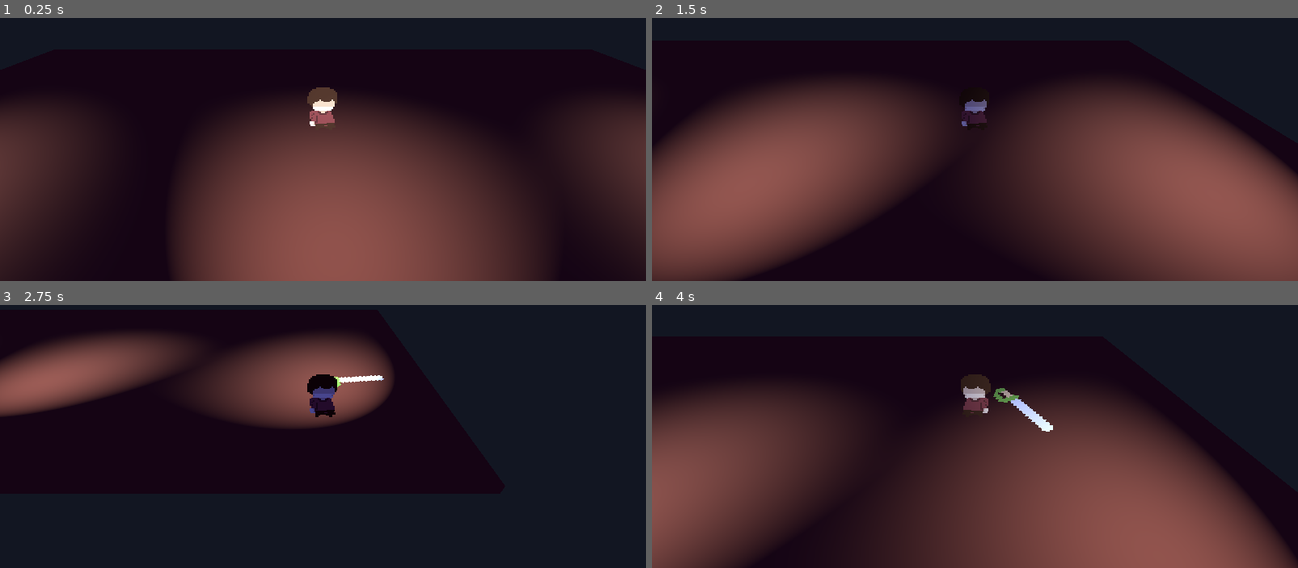
Above: before the commit, frames 1-4 (two rows, left to right).
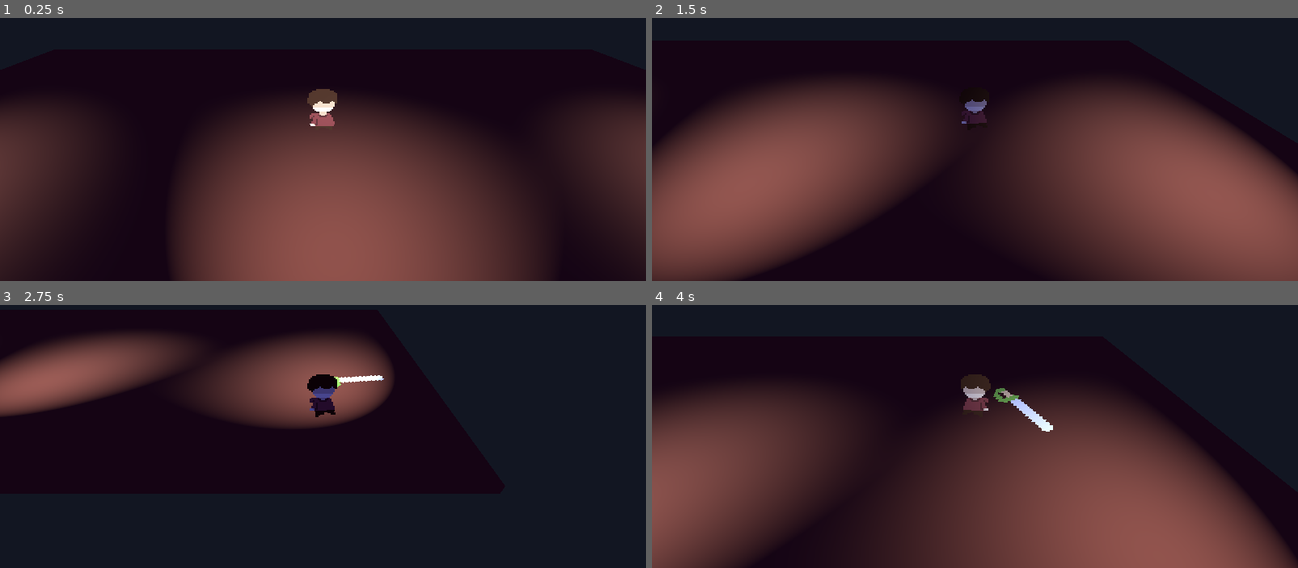
Above: after the commit, the same moments.

Repository: NaviArgot/MelonJam2025
Game: Godot game, scene res://protoscene.tscn
The game is run twice, just before and just after one commit, with the same random seed, the same clock (stepped at 60 frames per second) and the same inputs.
Inputs (mouse positions are in pixels of both pictures, inside the frame that each line leads up to):
- Up to frame 1 (0.25 s): no input
- Up to frame 2 (1.5 s): move the mouse to (1117, 81) at 0.52 s; press the mouse at (1117, 81) at 0.53 s; hold D (right) 0.53-1.28 s; move the mouse to (845, 117) at 1.27 s; release the mouse at (845, 117) at 1.28 s; hold S (down) from 1.28 s (still down); click (845, 117) at 1.35 s
- Up to frame 3 (2.75 s): move the mouse to (387, 307) at 2.02 s; release S (down) at 2.03 s; press the mouse at (387, 307) at 2.03 s; hold D (right) from 2.03 s (still down)
- Up to frame 4 (4 s): move the mouse to (942, 460) at 2.77 s; release D (right) at 2.78 s; release the mouse at (942, 460) at 2.78 s; hold W (up) 2.78-3.53 s; click (942, 460) at 2.85 s; move the mouse to (1168, 441) at 3.52 s; press the mouse at (1168, 441) at 3.53 s; hold A (left) from 3.53 s (still down)

The runs differ from the first frame. In frame 1, 0.2% of the frame differs, in the area x 47-53%, y 26-42%; in frame 2, less than 0.1%; in frame 3, less than 0.1%; in frame 4, less than 0.1%.

Commit message:
Fixed bug with animation showing two sprites

Diff:
--- a/player.gd
+++ b/player.gd
@@ -10,7 +10,6 @@
 var speed: Vector3 = Vector3(0.0, 0.0, 0.0)
 var state: STATE = STATE.IDLE
 var sprites: Array[Sprite3D] = []
-var turningTween: Tween = null
 
 func receiveInput () -> void:
 	speed.x = 0.0
@@ -46,12 +45,15 @@
 
 func enableAnim(animation: String) -> void:
 	if $AnimationPlayer.current_animation != animation:
-		$AnimationPlayer.play("RESET")
+		for sprite in sprites:
+			sprite.visible = false
 	$AnimationPlayer.play(animation)
 
 # Called when the node enters the scene tree for the first time.
 func _ready() -> void:
-	pass
+	for child in $Animations.get_children():
+		if child.is_class("Sprite3D"):
+			sprites.append(child)
 
 
 # Called every frame. 'delta' is the elapsed time since the previous frame.
--- a/player.tscn
+++ b/player.tscn
@@ -8,35 +8,6 @@
 [sub_resource type="CapsuleShape3D" id="CapsuleShape3D_sweqy"]
 radius = 0.421875
 height = 1.0456543
-
-[sub_resource type="Animation" id="Animation_hqtel"]
-resource_name = "run"
-length = 0.4
-loop_mode = 1
-tracks/0/type = "value"
-tracks/0/imported = false
-tracks/0/enabled = true
-tracks/0/path = NodePath("Animations/Run:frame")
-tracks/0/interp = 1
-tracks/0/loop_wrap = true
-tracks/0/keys = {
-"times": PackedFloat32Array(0, 0.1, 0.2, 0.3),
-"transitions": PackedFloat32Array(1, 1, 1, 1),
-"update": 1,
-"values": [0, 1, 2, 3]
-}
-tracks/1/type = "value"
-tracks/1/imported = false
-tracks/1/enabled = true
-tracks/1/path = NodePath("Animations/Run:visible")
-tracks/1/interp = 1
-tracks/1/loop_wrap = true
-tracks/1/keys = {
-"times": PackedFloat32Array(0),
-"transitions": PackedFloat32Array(1),
-"update": 1,
-"values": [true]
-}
 
 [sub_resource type="Animation" id="Animation_sweqy"]
 length = 0.001
@@ -119,6 +90,35 @@
 "values": [true]
 }
 
+[sub_resource type="Animation" id="Animation_hqtel"]
+resource_name = "run"
+length = 0.4
+loop_mode = 1
+tracks/0/type = "value"
+tracks/0/imported = false
+tracks/0/enabled = true
+tracks/0/path = NodePath("Animations/Run:frame")
+tracks/0/interp = 1
+tracks/0/loop_wrap = true
+tracks/0/keys = {
+"times": PackedFloat32Array(0, 0.1, 0.2, 0.3),
+"transitions": PackedFloat32Array(1, 1, 1, 1),
+"update": 1,
+"values": [0, 1, 2, 3]
+}
+tracks/1/type = "value"
+tracks/1/imported = false
+tracks/1/enabled = true
+tracks/1/path = NodePath("Animations/Run:visible")
+tracks/1/interp = 1
+tracks/1/loop_wrap = true
+tracks/1/keys = {
+"times": PackedFloat32Array(0),
+"transitions": PackedFloat32Array(1),
+"update": 1,
+"values": [true]
+}
+
 [sub_resource type="AnimationLibrary" id="AnimationLibrary_2hs0m"]
 _data = {
 &"RESET": SubResource("Animation_sweqy"),
@@ -150,6 +150,7 @@
 [node name="Animations" type="Node3D" parent="."]
 
 [node name="Run" type="Sprite3D" parent="Animations"]
+visible = false
 pixel_size = 0.03
 shaded = true
 texture_filter = 0
@@ -158,6 +159,7 @@
 region_rect = Rect2(4, 0, 120, 32)
 
 [node name="Idle" type="Sprite3D" parent="Animations"]
+visible = false
 pixel_size = 0.03
 shaded = true
 texture_filter = 0
